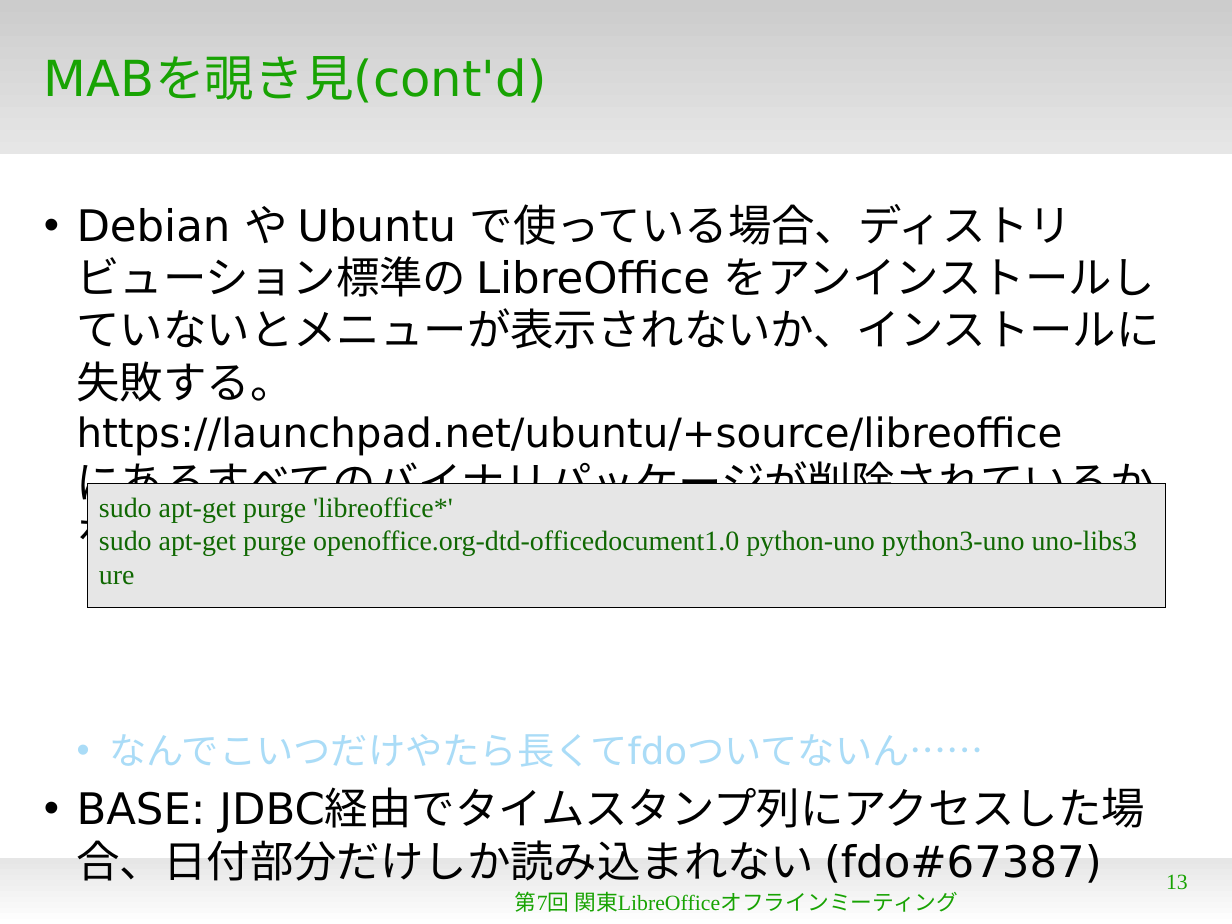
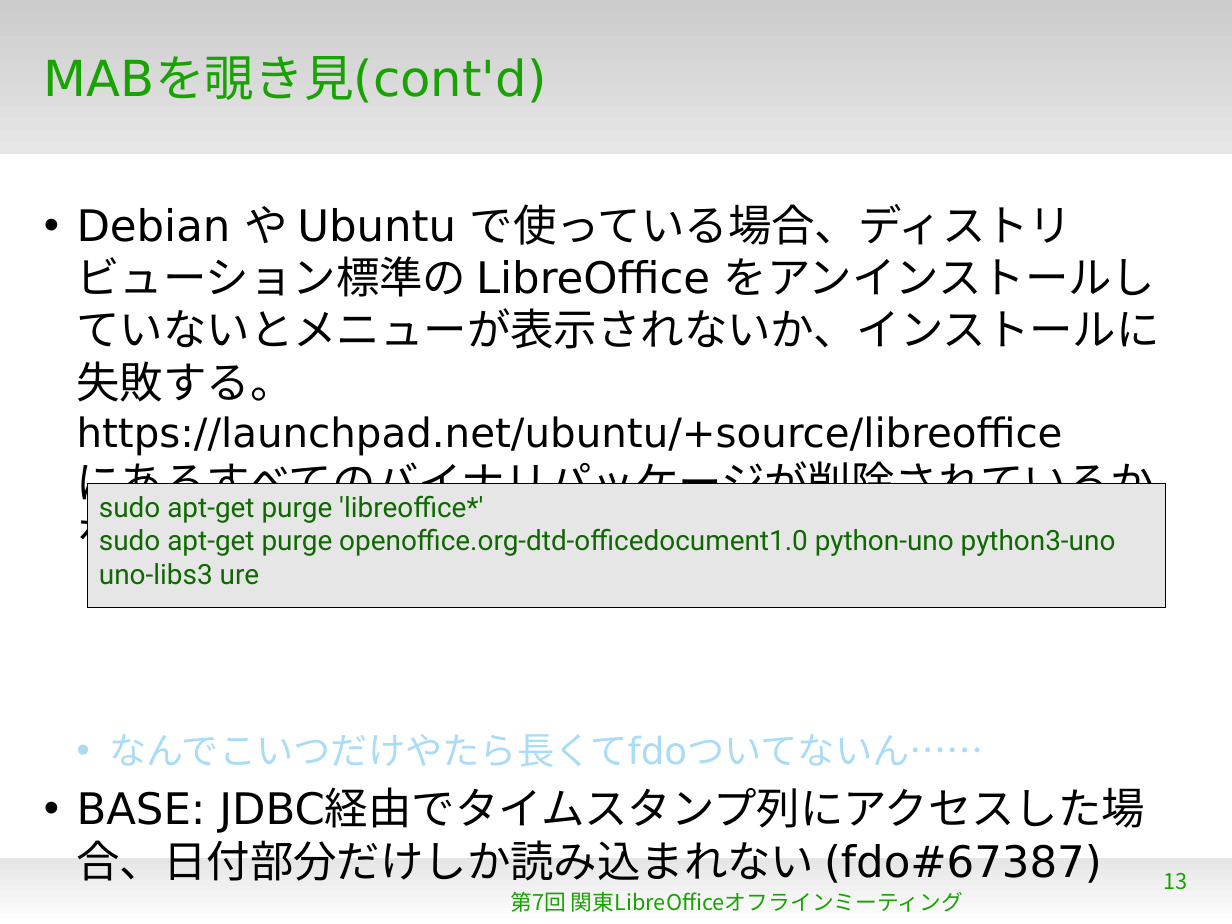
Before and after one commit to naruoga/KantoLibreOffice, a slide deck: slide 13 of Aug2013/MAB.odp. Drawn at 1232x924 pixels with LibreOffice and Linux fonts; fonts in the diff are those of the drawing; background and template pictures are left out. Boxes give left, top, right and bottom in pixels: in the first picture for what was removed or moved away, otherwise in the second. Text is boxed around its words. In the diff, an @@ line names an element or a change of style, - is before the commit and + after.

```diff
--- a/Aug2013/MAB.odp
+++ b/Aug2013/MAB.odp
@@ rectangle "sudo apt-get purge 'libreoffice*'" at box(88, 484, 1167, 607): font Times New Roman to Roboto @@
@@ page number at box(1164, 873, 1188, 890): font Times New Roman to Noto Sans CJK JP @@
@@ text "第7回 関東LibreOfficeオフラインミーティング" at box(510, 891, 963, 912): font Times New Roman to Noto Sans CJK JP @@
```
Also in this commit, not shown: 22 other slides changed.
